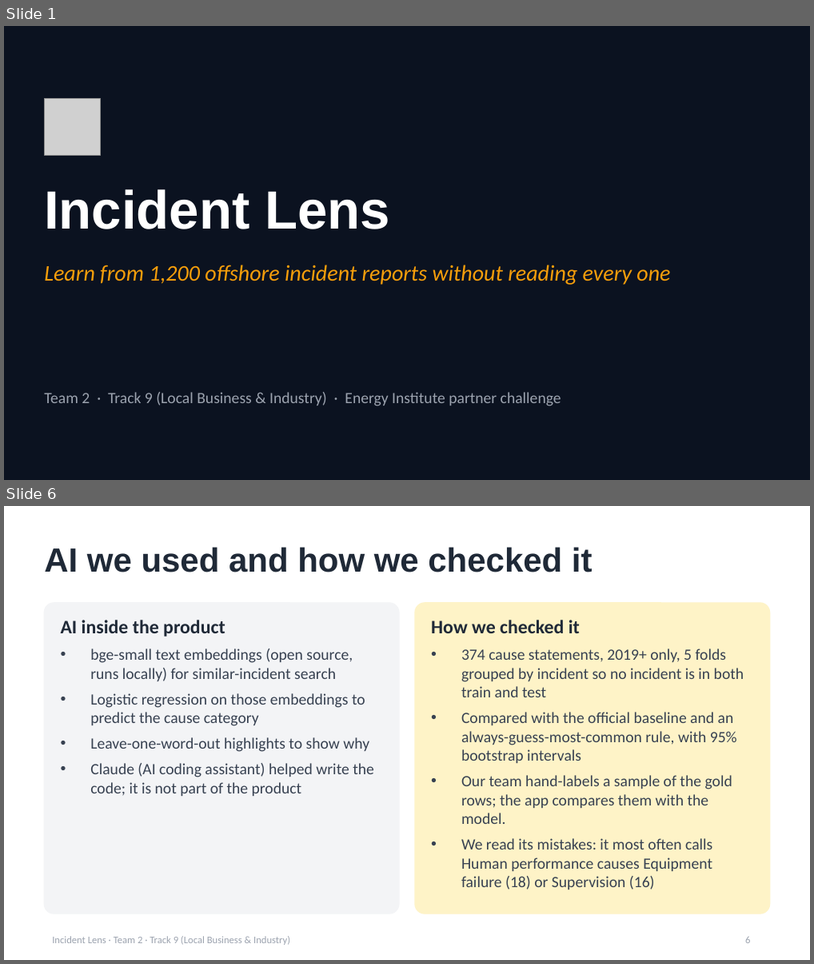
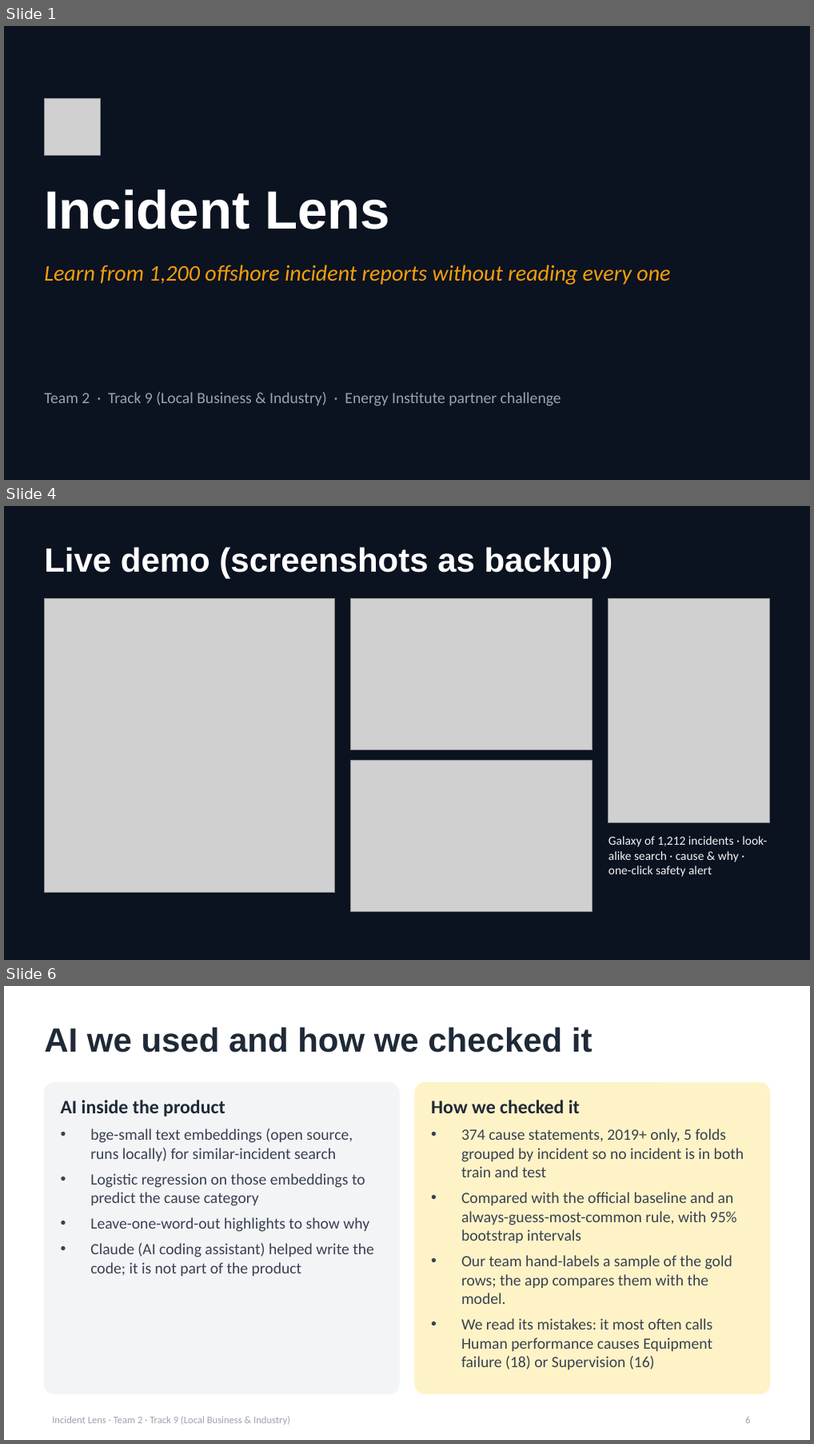
Before and after one commit to Epinore/incident-lens, a slide deck: slides/Team 2 slides.pptx. Shown one above the other, each under a label of ours: slides 1 and 6 before the commit, slides 1, 4 and 6 after it; the slides between them are not shown. The pictures are 814x964 and 814x1444 pixels, drawn with LibreOffice and Linux fonts; fonts in the diff are those of the drawing; grey boxes stand for pictures. Boxes give left, top, right and bottom in pixels: in the first picture for what was removed or moved away, otherwise in the second. Text is boxed around its words. In the diff, an @@ line names an element or a change of style, - is before the commit and + after.

```diff
--- a/slides/Team 2 slides.pptx
+++ b/slides/Team 2 slides.pptx
@@ slide 4 added at box(4, 506, 810, 960), background #0B1220 @@
@@ text added at box(44, 547, 614, 578), 30 pt, text #FFFFFF, bold @@
+Live demo (screenshots as backup)
@@ picture added at box(44, 599, 334, 892) @@
@@ picture added at box(350, 599, 593, 750) @@
@@ picture added at box(609, 599, 770, 822) @@
@@ picture added at box(350, 760, 593, 912) @@
@@ text added at box(609, 836, 767, 876), 11 pt, text #F3F4F6 @@
+Galaxy of 1,212 incidents · look-alike search · cause & why · one-click safety alert
```
Also in this commit, not shown: 2 slides changed, 1 slide removed, 4 other files.
